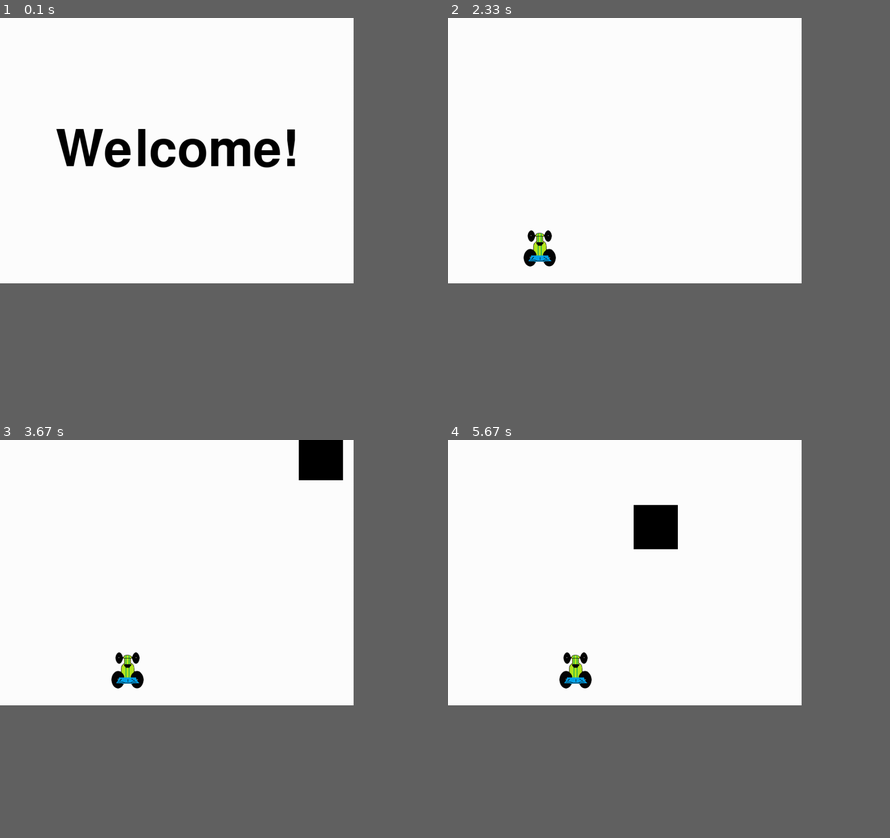
Above: before the commit, frames 1-4 (two rows, left to right).
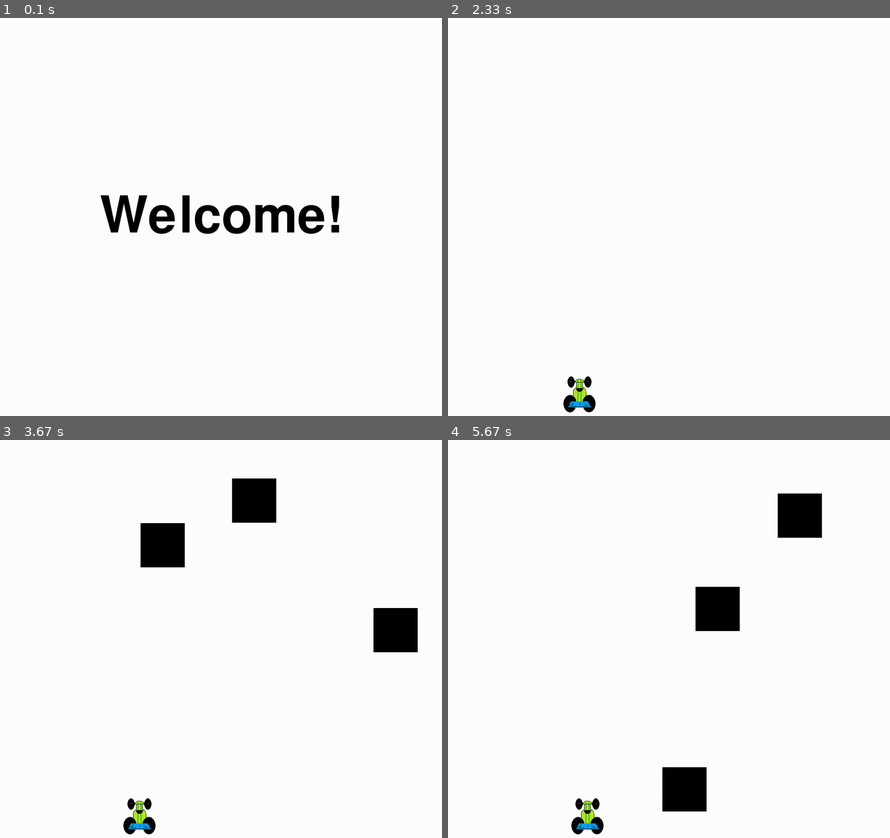
Above: after the commit, the same moments.

Repository: Clarkopus/pygame_test
Game: pygame game, started from pygame_test.py
Two runs of this game, one before a commit and one after it. Both use one fixed random seed, a clock stepped at 60 frames per second and the inputs below.
Inputs:
- Up to frame 1 (0.1 s): no input
- Up to frame 2 (2.33 s): hold Left from 1.83 s (still down)
- Up to frame 3 (3.67 s): release Left at 2.37 s; hold Left 2.4-2.8 s; hold Right 2.83-3.47 s; hold Left from 3.5 s (still down)
- Up to frame 4 (5.67 s): release Left at 3.97 s; hold Right 4-4.47 s; hold Right 4.5-4.97 s; hold Left 5-5.53 s; hold Left from 5.57 s (still down)
In our replay, the window is 720x540 before the commit and 900x810 after it. These sizes can differ from the game's own. Grey fills any space a smaller window leaves; there, only what the larger window draws over its background counts as a difference.

The runs differ from the first frame. In frame 1, 4.7% of the frame differs, in the area x 12-77%, y 27-55%; in frame 2, 0.9%; in frame 3, 5.3%; in frame 4, 5.4%, in the area x 25-85%, y 13-100%.

Commit message:
removed some movement functionality for testing reasons

Diff:
--- a/pygame_test.py
+++ b/pygame_test.py
@@ -14,8 +14,8 @@
 
 pygame.init()
 
-display_width = 800
-display_height = 600
+display_width = 1000
+display_height = 900
 
 #set the display to be 800 x 600
 gameDisplay = pygame.display.set_mode((display_width,display_height))
@@ -32,7 +32,9 @@
 car_width = 73
 car_height = 82
 #used to place where the car is going to be
-obstacle = entity.squareObject(random.randrange(0,display_width),-600,100,100,13, (0,0,0))
+obstacle = entity.squareObject(random.randrange(0,display_width),-600,100,100,20, (0,0,0))
+obstacle2 = entity.squareObject(random.randrange(0,display_width),-600,100,100,17, (0,0,0))
+obstacle3 = entity.squareObject(random.randrange(0,display_width),-600,100,100,18, (0,0,0))
 def car(x,y):
     gameDisplay.blit(carImg, (x,y))
 
@@ -58,8 +60,12 @@
 
 def crash():
     message_display('You Crashed')
-    obstacle.objecty = 0
-    obstacle.objectx = random.randrange(0,display_width)
+    obstacle.objecty -=display_height
+    obstacle.objectx = random.randrange(0,(display_width - obstacle.objectw))
+    obstacle2.objecty -=display_height
+    obstacle2.objectx = random.randrange(0,(display_width - obstacle2.objectw))
+    obstacle3.objecty -=display_height
+    obstacle3.objectx = random.randrange(0,(display_width - obstacle3.objectw))
     game_loop()
 
 
@@ -67,13 +73,10 @@
 
 	gameExit = False
 	x =  (display_width * 0.45)
-	y = (display_height * 0.8)
+	y = (display_height * 0.9)
 
 	#used to change where the car is on the x axis. It's used inside the game loop as an updater.
 	x_change = 0
-	y_change = 0
-	bx_change = 0
-	by_change = 0
 
 	while not gameExit:
 		for event in pygame.event.get():
@@ -90,11 +93,6 @@
 				elif event.key == pygame.K_RIGHT:
 					x_change = 9
 
-				#Same as above but for the y axis instead
-				elif event.key ==pygame.K_UP:
-					y_change = -9
-				elif event.key == pygame.K_DOWN:
-					y_change = 9
 
 				#If the escape key is pressed close the game
 				elif event.key == pygame.K_ESCAPE:
@@ -103,19 +101,24 @@
 			#Check to see if a key is pressed up
 			if event.type == pygame.KEYUP:
 				#If a ket is pressed up and it's either the left arrow key or the right arrow key change x_change to 0
-				if event.key == pygame.K_LEFT or event.key == pygame.K_RIGHT or event.key == pygame.K_UP or event.key == pygame.K_DOWN:
+				if event.key == pygame.K_LEFT or event.key == pygame.K_RIGHT:
 					x_change = 0
-					y_change = 0
 		#Update x with what ever x was and add the value of x_change to it
 		x += x_change
-		y += y_change
 
 		#Set the object vairables with the ones used above (line 67 - 72)
 		gameDisplay.fill(white)
 
 		obstacle.draw_object_rec(gameDisplay)
+		obstacle2.draw_object_rec(gameDisplay)
+		obstacle3.draw_object_rec(gameDisplay)
 		obstacle.objecty += obstacle.object_speed
+		obstacle2.objecty += obstacle2.object_speed
+		obstacle3.objecty += obstacle3.object_speed
 		obstacle.respawn_check(obstacle.objectx, obstacle.objecty,display_height, display_width)
+		obstacle2.respawn_check(obstacle2.objectx, obstacle2.objecty, display_height, display_width)
+		obstacle3.respawn_check(obstacle3.objectx, obstacle3.objecty, display_height, display_width)
+
 		car(x,y)
 
 
@@ -126,12 +129,12 @@
 				x = display_width - car_width
 			elif x < 0:
 				x = 0
-		if y > display_height - car_height or y < 0:
-			y_change = 0
 
 
 		#see if the y axis of the player object and the y axis of the obstacle object cross over
 		if obstacle.check_colision(x,y,car_width) == True:
+			crash()
+		if obstacle2.check_colision(x,y,car_width) == True:
 			crash()
 
 		pygame.display.update()
